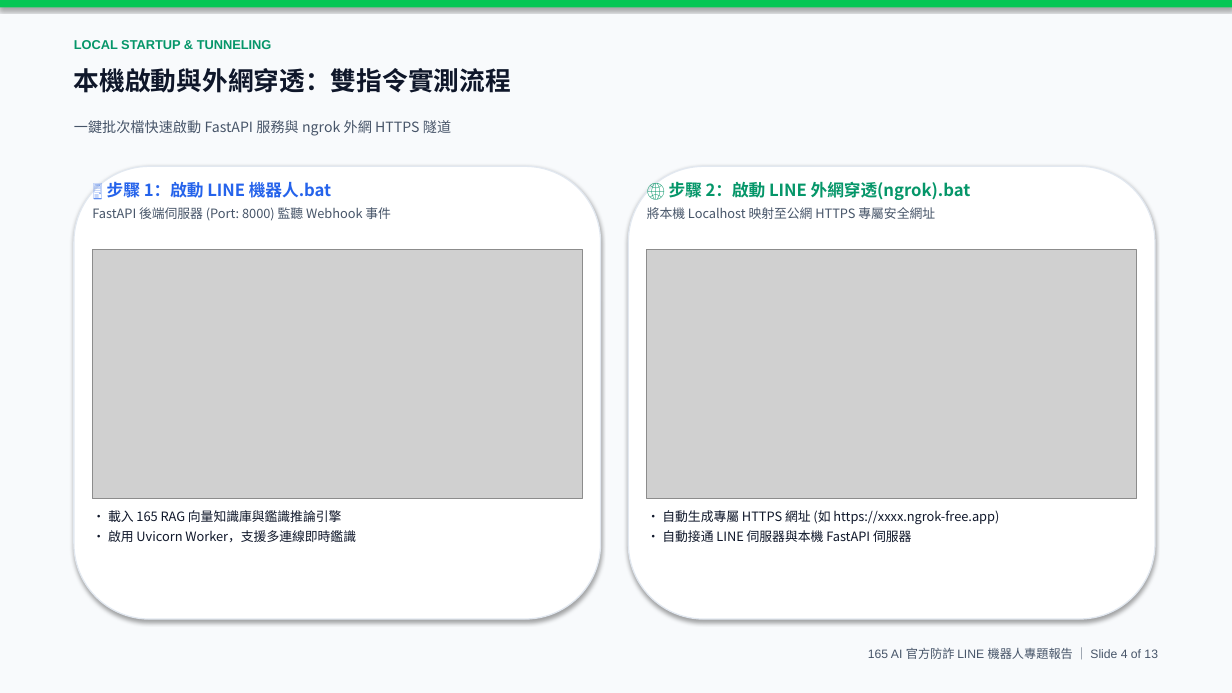
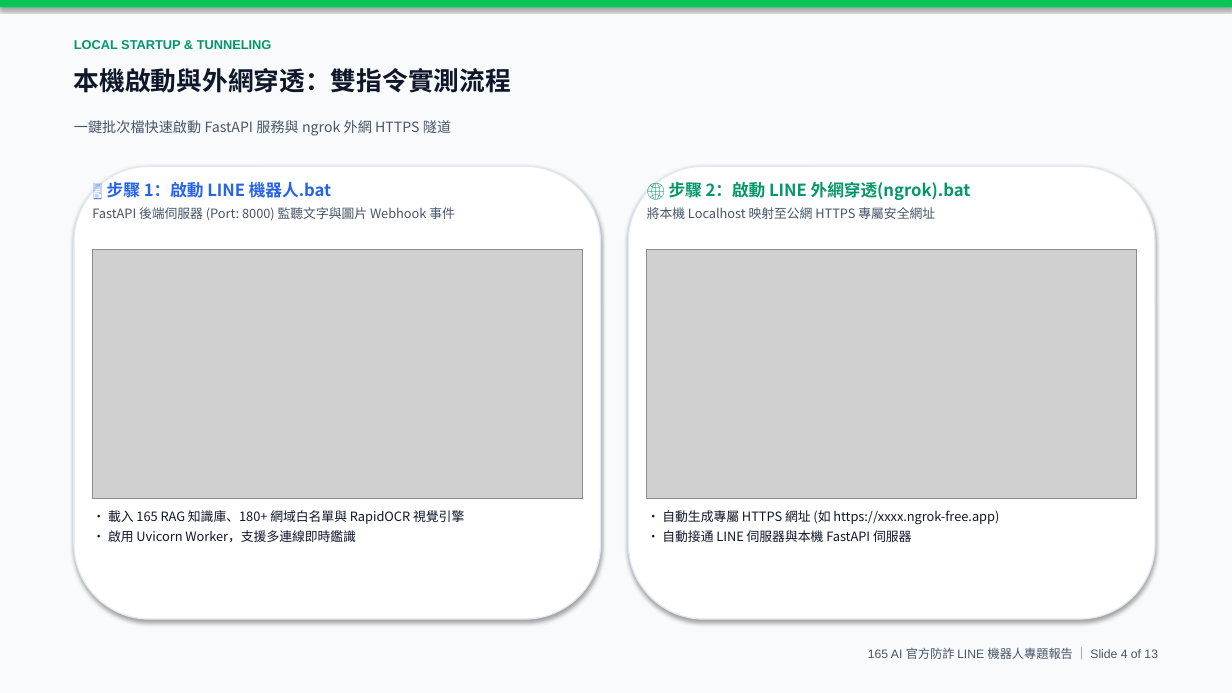
Before and after one commit to alex0647-star/165-anti-scam-ai, a slide deck: slide 4 of LINE官方防詐機器人_專題簡報.pptx. Drawn at 1232x693 pixels with LibreOffice and Linux fonts; fonts in the diff are those of the drawing; grey boxes stand for pictures. Boxes give left, top, right and bottom in pixels: in the first picture for what was removed or moved away, otherwise in the second. Text is boxed around its words. In the diff, an @@ line names an element or a change of style, - is before the commit and + after.

Commit message:
更新 165 AI 專題簡報、LINE 官方機器人伺服器與相關實測成果

```diff
--- a/LINE官方防詐機器人_專題簡報.pptx
+++ b/LINE官方防詐機器人_專題簡報.pptx
@@ text at bbox=[92, 207, 455, 221]: text changed @@
-FastAPI 後端伺服器 (Port: 8000) 監聽 Webhook 事件
+FastAPI 後端伺服器 (Port: 8000) 監聽文字與圖片 Webhook 事件
@@ text at bbox=[108, 510, 464, 524]: text changed @@
-• 載入 165 RAG 向量知識庫與鑑識推論引擎
+• 載入 165 RAG 知識庫、180+ 網域白名單與 RapidOCR 視覺引擎
```
Also in this commit, not shown: 12 other slides changed, 3 other files.
